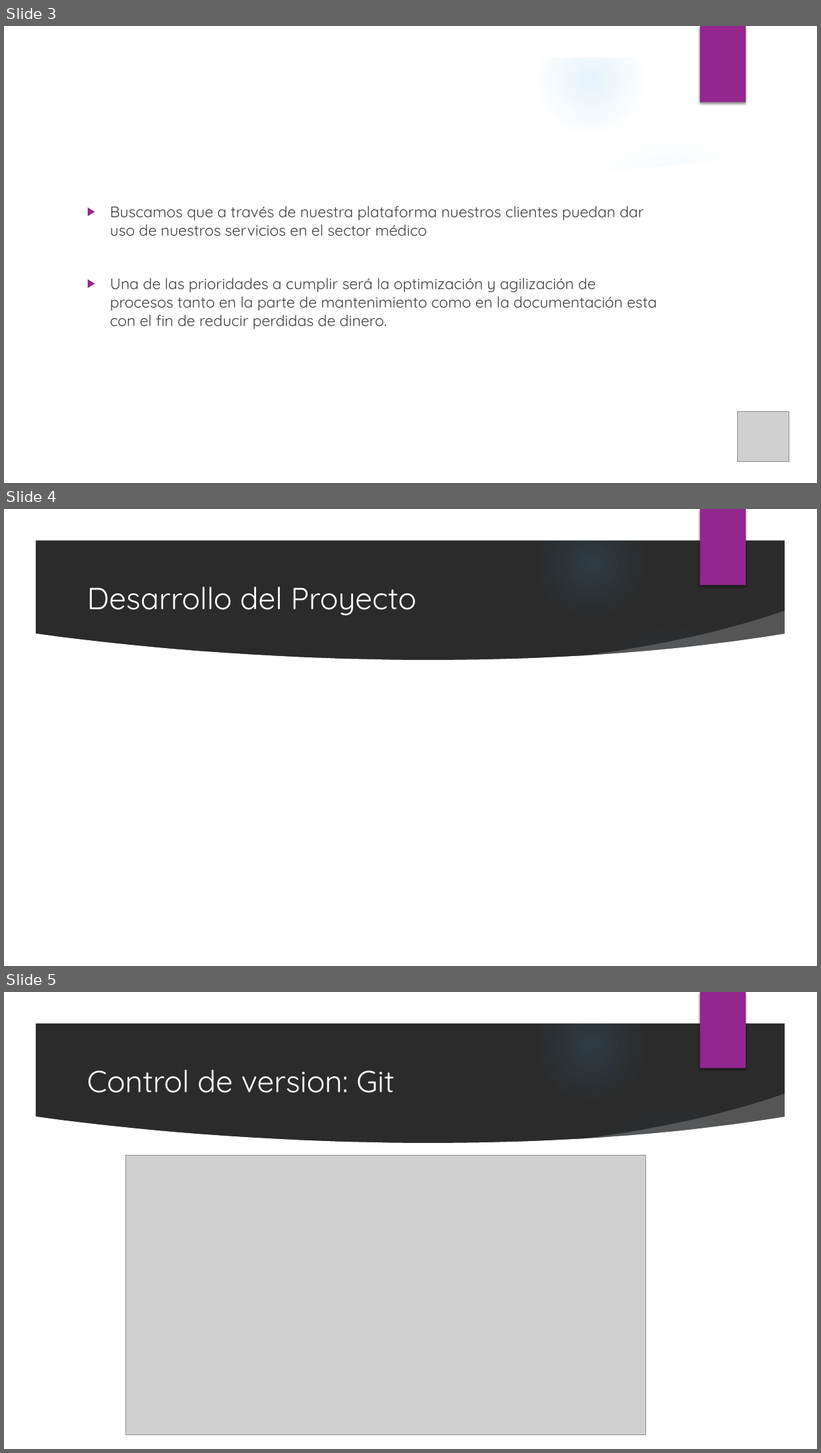
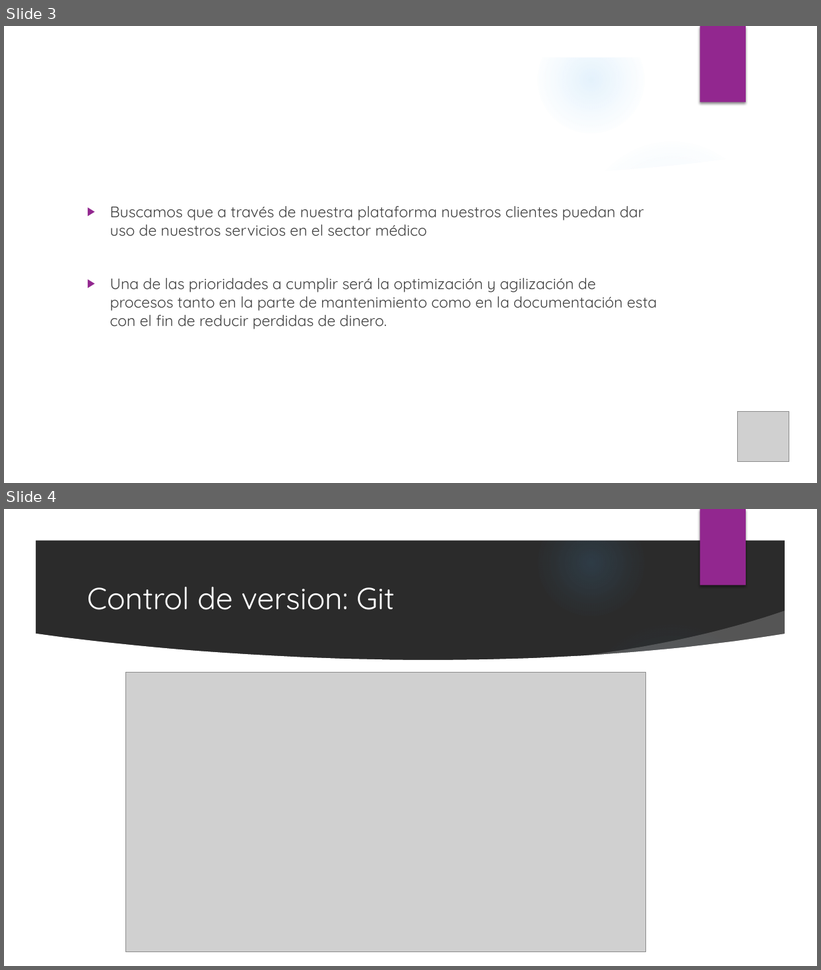
Before and after one commit to ernestosanchezmatos/OPEN_SOURCE, a slide deck: Documentacion/MyE_Demo.pptx. Shown one above the other, each under a label of ours: slides 3, 4 and 5 before the commit, slides 3 and 4 after it. The pictures are 821x1453 and 821x970 pixels, drawn with LibreOffice and Linux fonts; fonts in the diff are those of the drawing; grey boxes stand for pictures; background and template pictures are left out; a plain dark background stands for a picture behind light text. Boxes give left, top, right and bottom in pixels: in the first picture for what was removed or moved away, otherwise in the second. Text is boxed around its words. In the diff, an @@ line names an element or a change of style, - is before the commit and + after.

```diff
--- a/Documentacion/MyE_Demo.pptx
+++ b/Documentacion/MyE_Demo.pptx
@@ slide 4 removed at [4,509,817,966], background picture (left out); not listed: 9 template elements that a slide beside it also shows @@
@@ title removed at [87,587,416,616] @@
-Desarrollo del Proyecto
@@ what was slide 5 is now slide 4 @@
```
Also in this commit, not shown: 4 slides changed, 16 slides added, 3 other slides removed.
